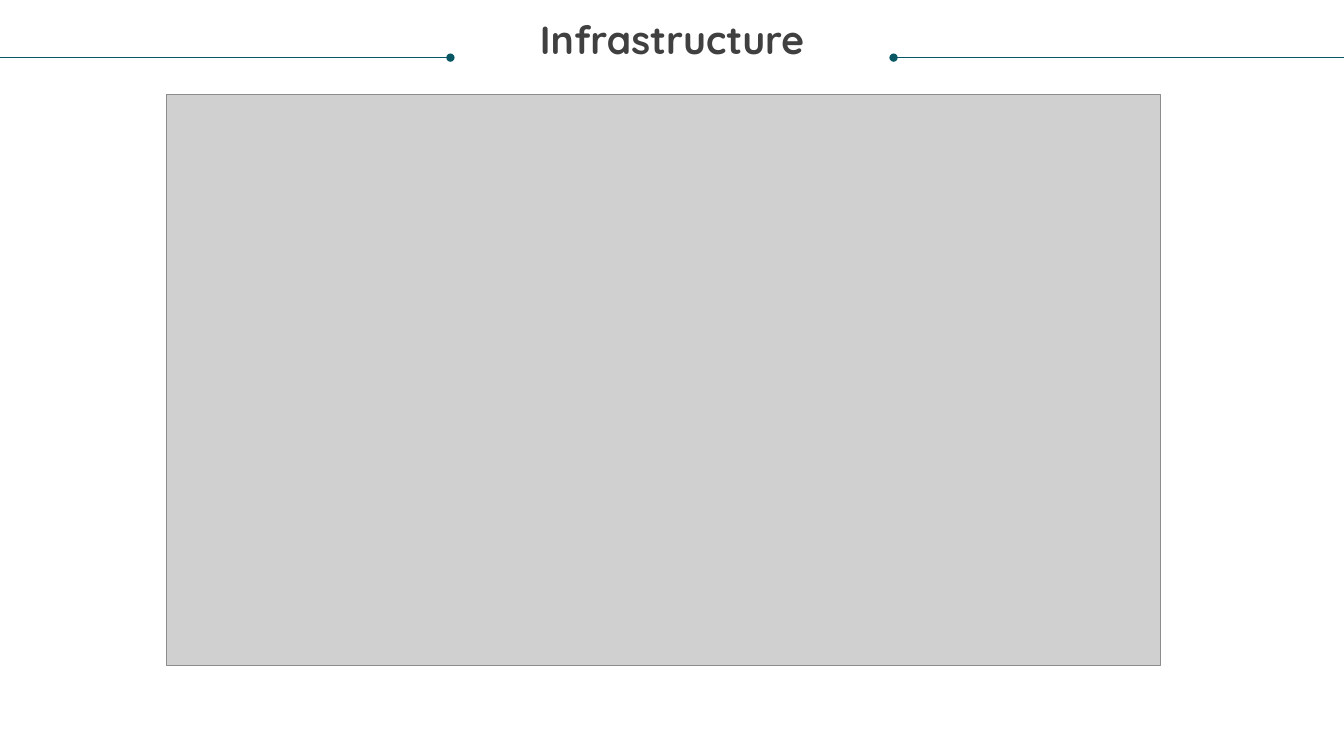
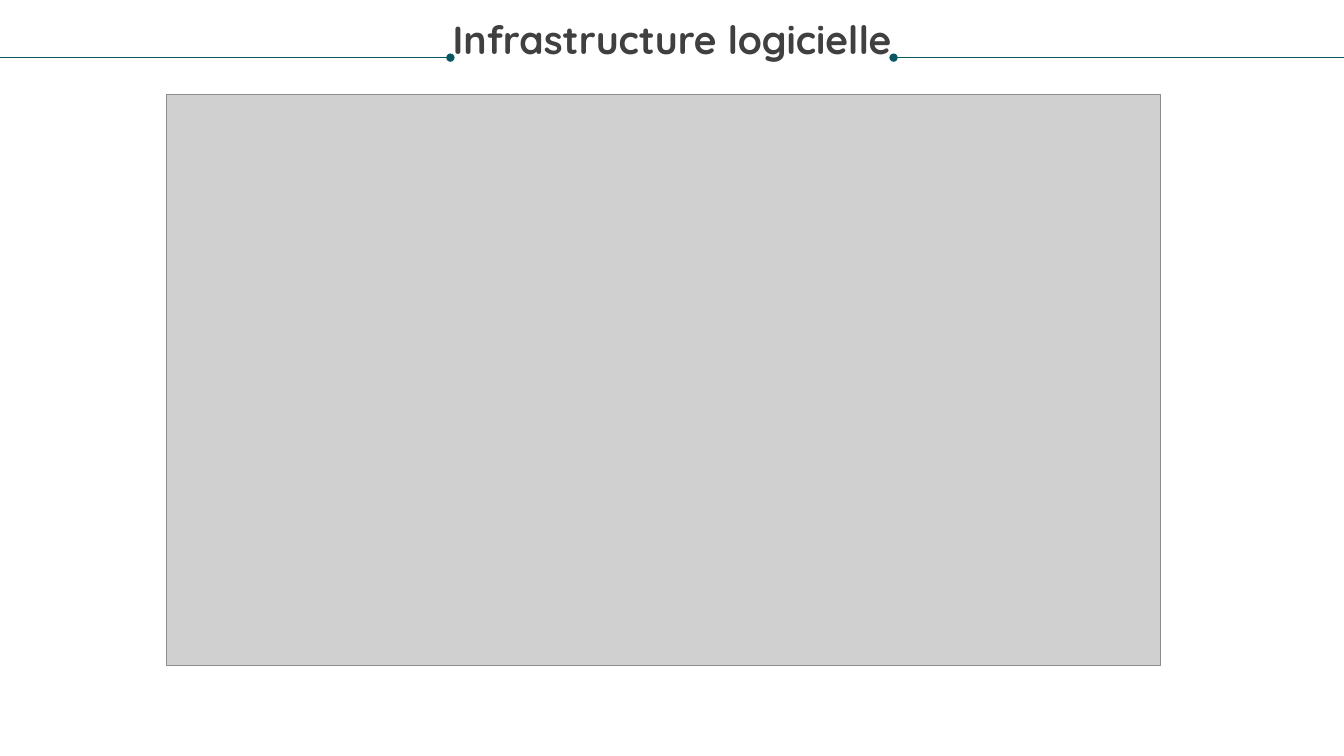
Before and after one commit to hackersoft13/Cobox, a slide deck: slide 9 of Doc/Cobox.pptx (slide 7 before the commit). Drawn at 1344x756 pixels with LibreOffice and Linux fonts; fonts in the diff are those of the drawing; grey boxes stand for pictures. Boxes give left, top, right and bottom in pixels: in the first picture for what was removed or moved away, otherwise in the second. Text is boxed around its words. In the diff, an @@ line names an element or a change of style, - is before the commit and + after.

```diff
--- a/Doc/Cobox.pptx
+++ b/Doc/Cobox.pptx
@@ text at <box>453,25,892,62</box>: text changed @@
-Infrastructure
+Infrastructure logicielle
```
Also in this commit, not shown: 7 other slides changed, 5 slides added, 1 slide removed.
